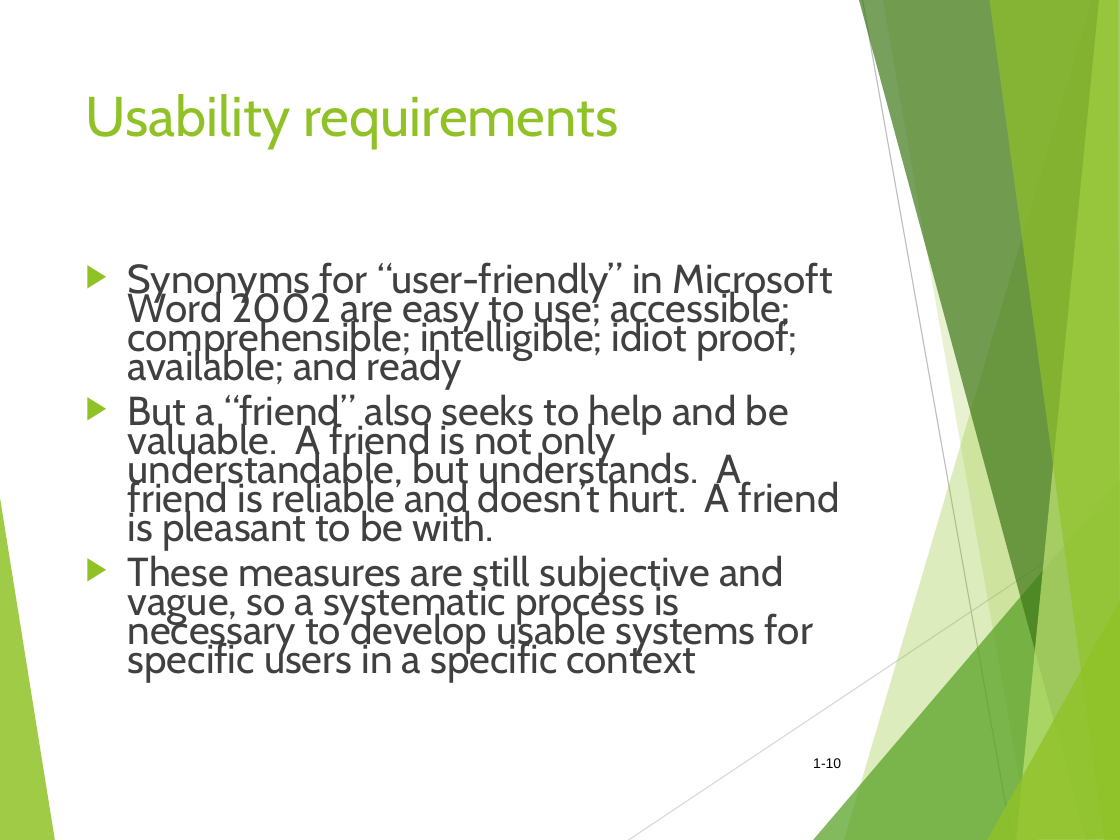
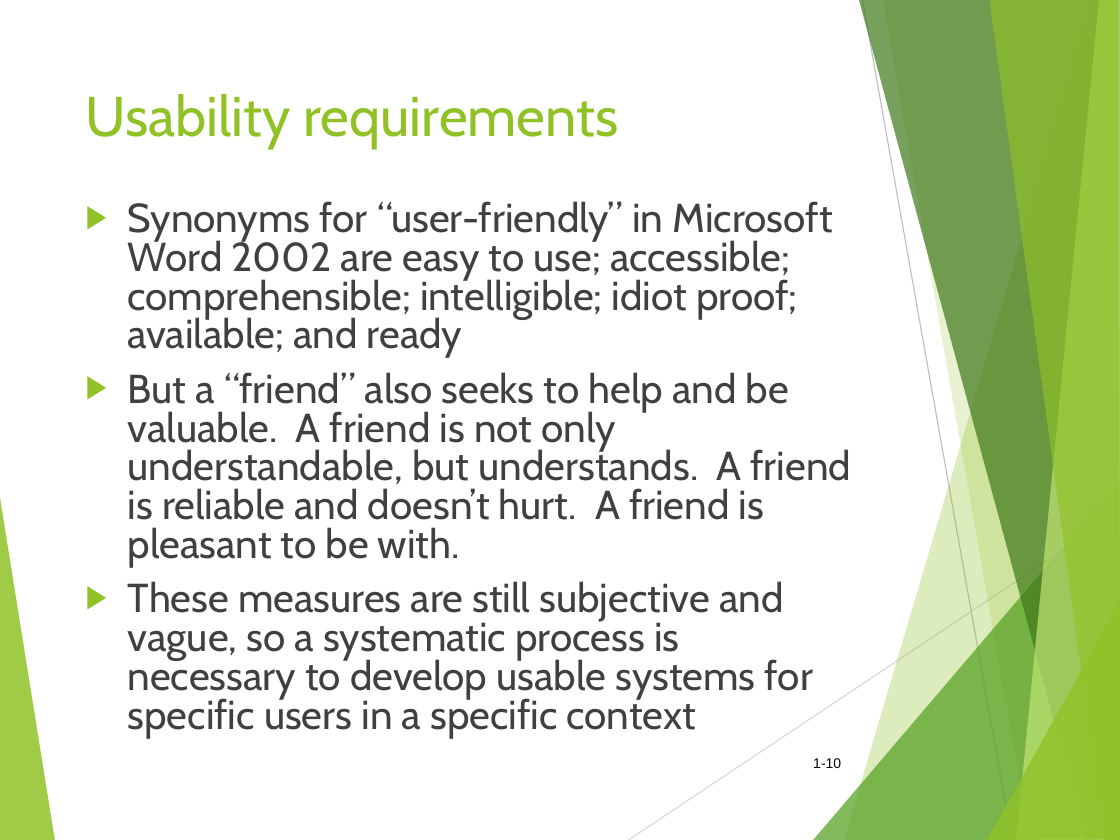
Before and after one commit to Ecleptic/SHSU, a slide deck: slide 10 of SUSU_Spring_2017/3331_Human-Computer_Interaction/DTUI5_chap01.ppt. Drawn at 1120x840 pixels with LibreOffice and Linux fonts; fonts in the diff are those of the drawing. Boxes give left, top, right and bottom in pixels: in the first picture for what was removed or moved away, otherwise in the second. Text is boxed around its words. In the diff, an @@ line names an element or a change of style, - is before the commit and + after.

```diff
--- a/SUSU_Spring_2017/3331_Human-Computer_Interaction/DTUI5_chap01.ppt
+++ b/SUSU_Spring_2017/3331_Human-Computer_Interaction/DTUI5_chap01.ppt
@@ text "Synonyms for “user-friendly” in Microsoft ...": place and size @@
-text "Synonyms for “user-friendly” in Microsoft ..." at bbox=[128, 262, 840, 683]
+text "Synonyms for “user-friendly” in Microsoft ..." at bbox=[128, 201, 852, 738]
@@ text "Synonyms for “user-friendly” in Microsoft ..." at bbox=[128, 201, 852, 738]: line spacing 0.6 to 0.8 @@
```
Also in this commit, not shown: 2 other slides changed, 3 other files.
